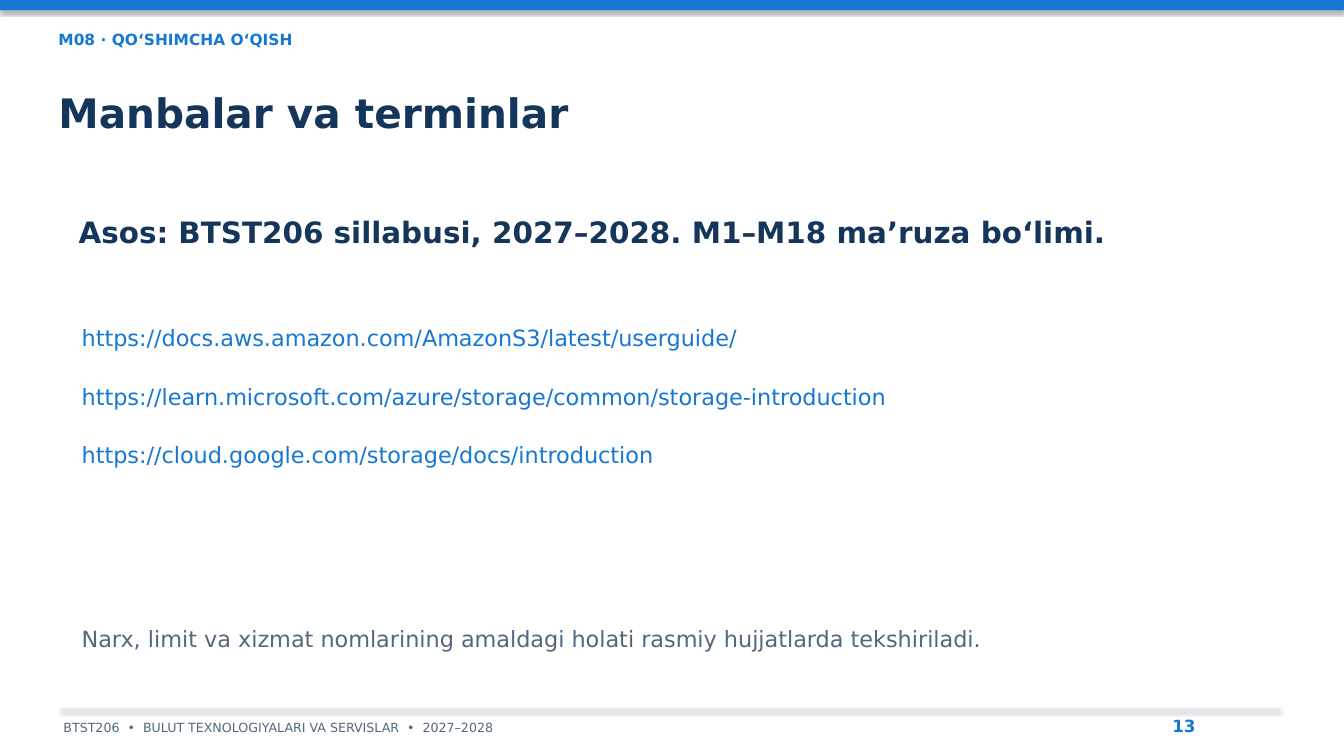
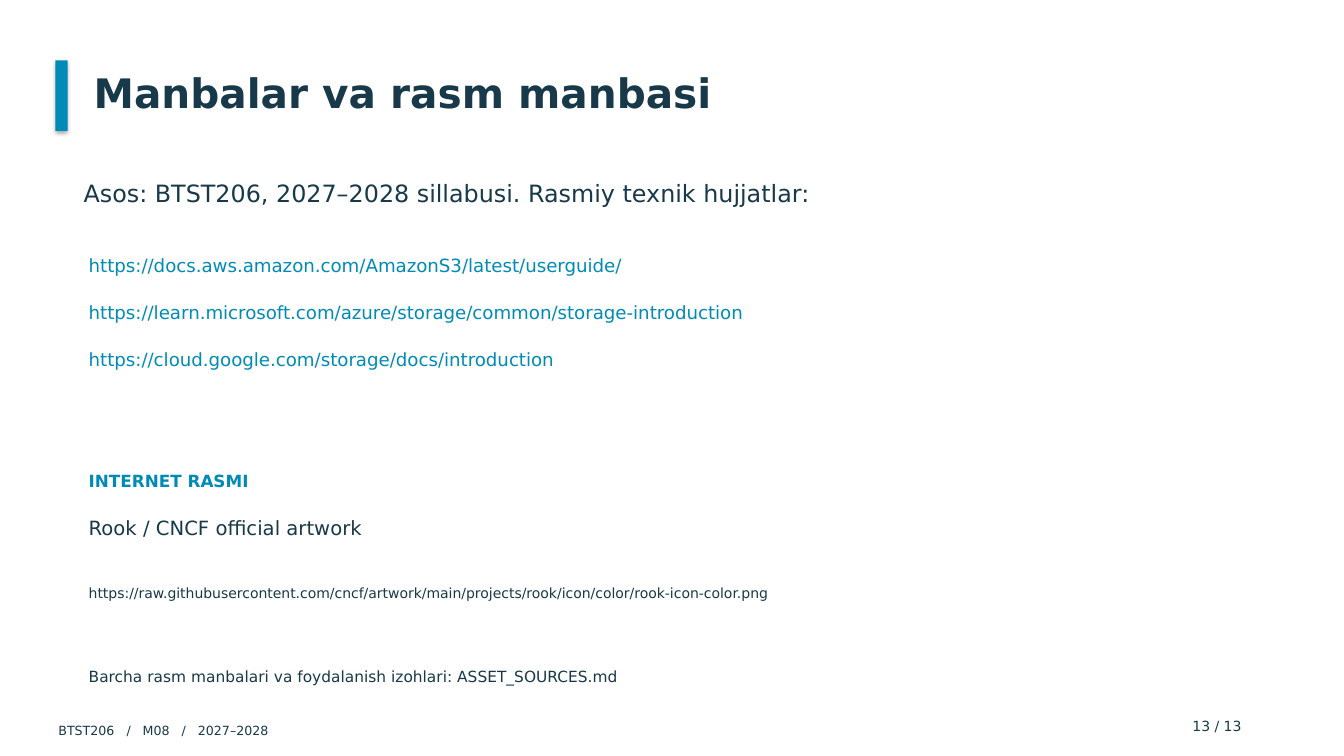
Before and after one commit to all1991here-dot/prezentatsiyalar, a slide deck: slide 13 of PPTX/M08_Prezentatsiya.pptx. Drawn at 1344x756 pixels with LibreOffice and Linux fonts; fonts in the diff are those of the drawing. Boxes give left, top, right and bottom in pixels: in the first picture for what was removed or moved away, otherwise in the second. Text is boxed around its words. In the diff, an @@ line names an element or a change of style, - is before the commit and + after.

Commit message:
Redesign 18 lecture decks with distinct styles and sourced online images

```diff
--- a/PPTX/M08_Prezentatsiya.pptx
+++ b/PPTX/M08_Prezentatsiya.pptx
@@ rectangle removed at bbox=[0, 0, 1344, 10] @@
@@ text removed at bbox=[58, 33, 293, 48] @@
-M08 · QO‘SHIMCHA O‘QISH
@@ rectangle added at bbox=[55, 60, 68, 131], fill #008BB6 @@
@@ text at bbox=[94, 77, 711, 109]: text changed; text colour #15365B to #183949 @@
-Manbalar va terminlar
+Manbalar va rasm manbasi
@@ text at bbox=[84, 184, 809, 207]: text changed; size 21 to 17 pt; text colour #15365B to #183949; bold off @@
-Asos: BTST206 sillabusi, 2027–2028. M1–M18 ma’ruza bo‘limi.
+Asos: BTST206, 2027–2028 sillabusi. Rasmiy texnik hujjatlar:
@@ text "https://docs.aws.amazon.com/AmazonS3/latest/userguide/": place and size @@
-text "https://docs.aws.amazon.com/AmazonS3/latest/userguide/" at bbox=[82, 329, 737, 351]
+text "https://docs.aws.amazon.com/AmazonS3/latest/userguide/" at bbox=[89, 258, 622, 276]
@@ text "https://learn.microsoft.com/azure/storage/common/storage-int ...": place and size @@
-text "https://learn.microsoft.com/azure/storage/common/storage-int ..." at bbox=[82, 388, 886, 410]
+text "https://learn.microsoft.com/azure/storage/common/storage-int ..." at bbox=[89, 305, 743, 370]
@@ size 16 to 13 pt, text colour #1678D2 to #008BB6; less space between paragraphs in 3 elements at bbox=[89, 258, 622, 276], bbox=[89, 305, 743, 370], bbox=[89, 352, 554, 370] @@
@@ text "https://cloud.google.com/storage/docs/introduction": place and size @@
-text "https://cloud.google.com/storage/docs/introduction" at bbox=[82, 446, 654, 468]
+text "https://cloud.google.com/storage/docs/introduction" at bbox=[89, 352, 554, 370]
@@ text added at bbox=[89, 474, 249, 488], 12 pt, text #008BB6, bold @@
+INTERNET RASMI
@@ text added at bbox=[89, 520, 361, 536], 14 pt, text #183949 @@
+Rook / CNCF official artwork
@@ text added at bbox=[89, 587, 768, 601], 10 pt, text #183949 @@
+https://raw.githubusercontent.com/cncf/artwork/main/projects/rook/icon/color/rook-icon-color.png
@@ text removed at bbox=[82, 630, 981, 652] @@
-Narx, limit va xizmat nomlarining amaldagi holati rasmiy hujjatlarda tekshiriladi.
@@ text added at bbox=[89, 670, 617, 686], 11 pt, text #183949 @@
+Barcha rasm manbalari va foydalanish izohlari: ASSET_SOURCES.md
@@ rectangle removed at bbox=[60, 709, 1280, 710] @@
@@ text at bbox=[58, 725, 268, 735]: text changed; text colour #53687D to #183949 @@
-BTST206 • BULUT TEXNOLOGIYALARI VA SERVISLAR • 2027–2028
+BTST206 / M08 / 2027–2028
@@ text at bbox=[1192, 720, 1242, 731]: text changed; size 12 to 10 pt; text colour #1678D2 to #183949; bold off @@
-13
+13 / 13
```
Also in this commit, not shown: 4 other slides changed, 8 slides added, 8 slides removed, 22 other files.
